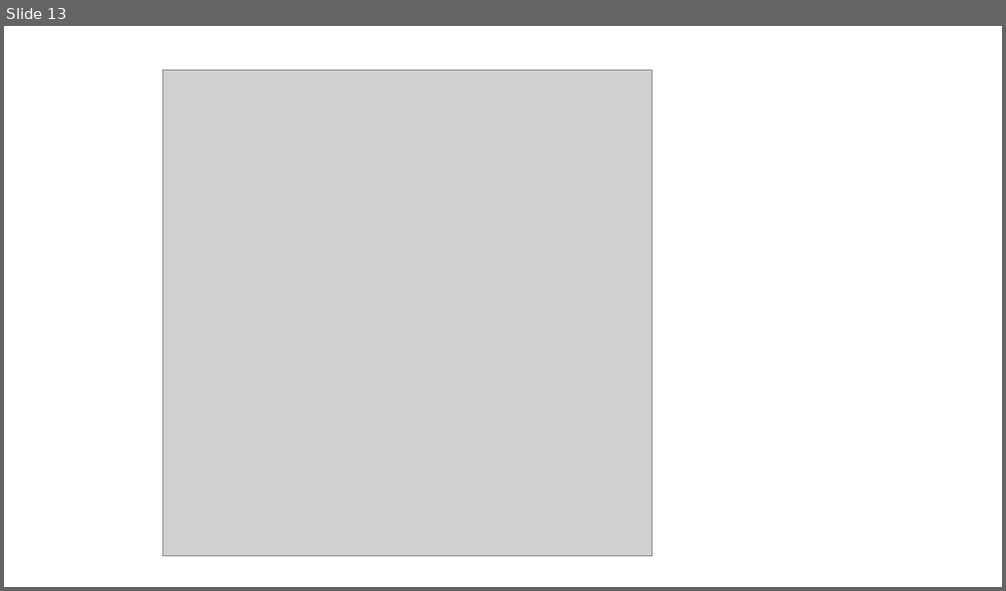
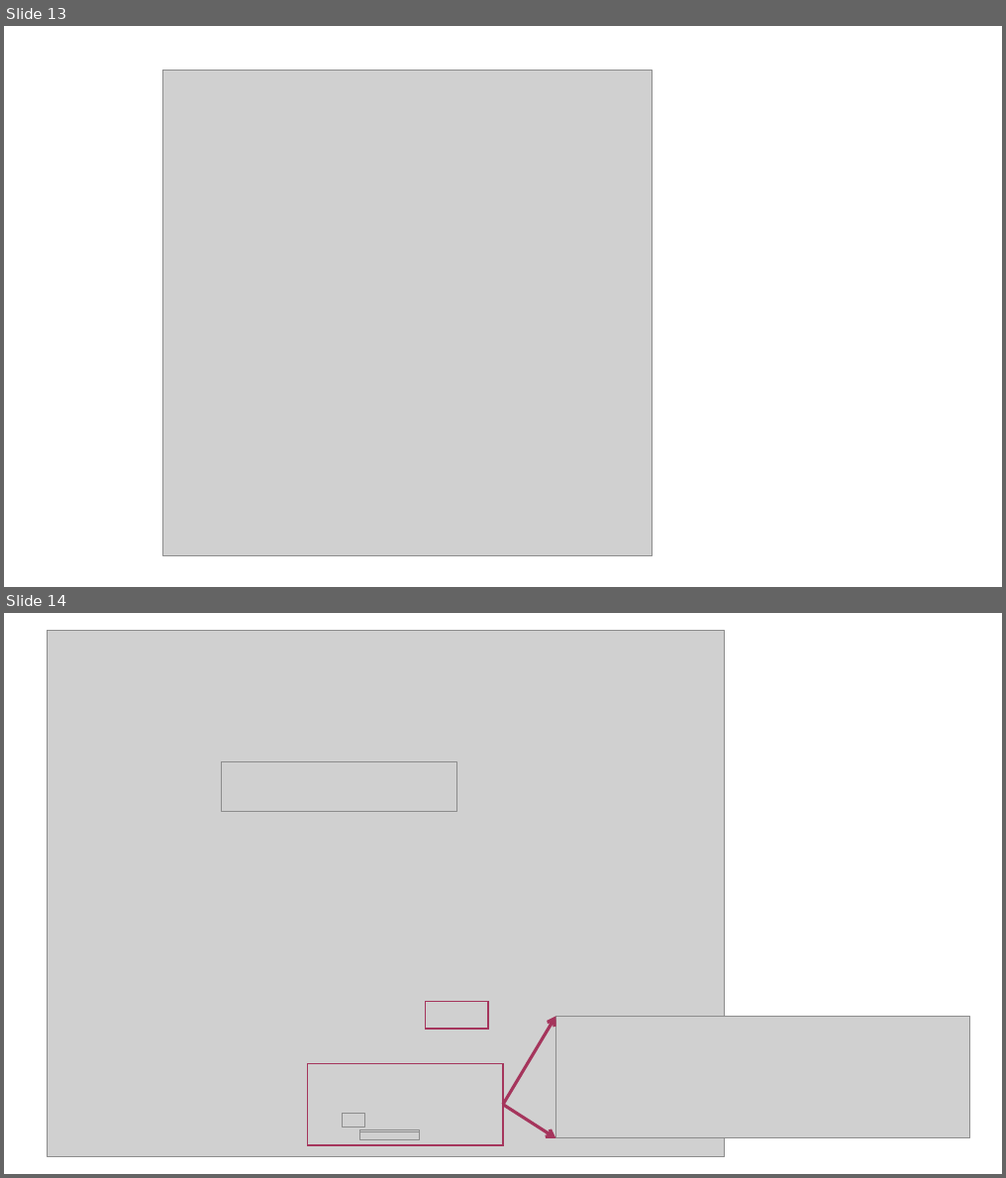
Before and after one commit to iqb-research/eatPrepTBA, a slide deck: vignettes/images/images.pptx. Shown one above the other, each under a label of ours: slide 13 before the commit, slides 13 and 14 after it. The pictures are 1006x591 and 1006x1178 pixels, drawn with LibreOffice and Linux fonts; fonts in the diff are those of the drawing; grey boxes stand for pictures. Boxes give left, top, right and bottom in pixels: in the first picture for what was removed or moved away, otherwise in the second. Text is boxed around its words. In the diff, an @@ line names an element or a change of style, - is before the commit and + after.

```diff
--- a/vignettes/images/images.pptx
+++ b/vignettes/images/images.pptx
@@ slide 14 added at [4,613,1002,1174], background #FFFFFF @@
@@ picture added at [48,630,725,1157] @@
@@ picture added at [221,761,457,812] @@
@@ rectangle added at [426,1001,488,1029], outline #A5355C 1.5 pt @@
@@ arrow added from (503, 1105) to (555, 1017), #A5355C 3 pt @@
@@ picture added at [555,1017,969,1139] @@
@@ rectangle added at [307,1063,503,1146], outline #A5355C 1.5 pt @@
@@ picture added at [342,1114,364,1128] @@
@@ arrow added from (503, 1105) to (555, 1139), #A5355C 3 pt @@
@@ picture added at [360,1131,420,1139] @@
@@ picture added at [360,1133,420,1141] @@
```
Also in this commit, not shown: 1 other slide added, 1 slide removed, 4 other files.
